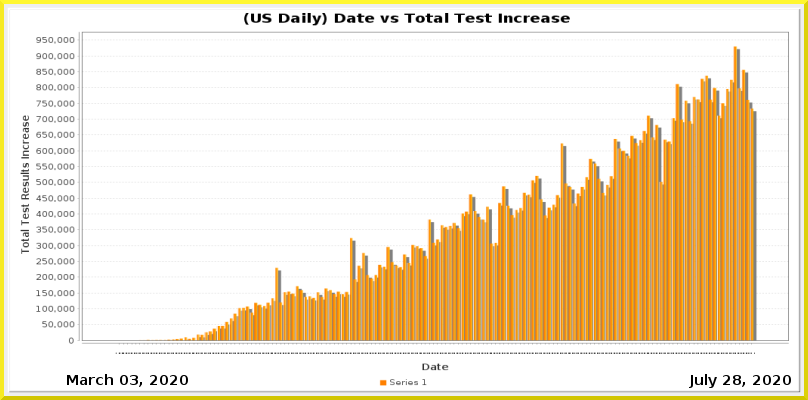
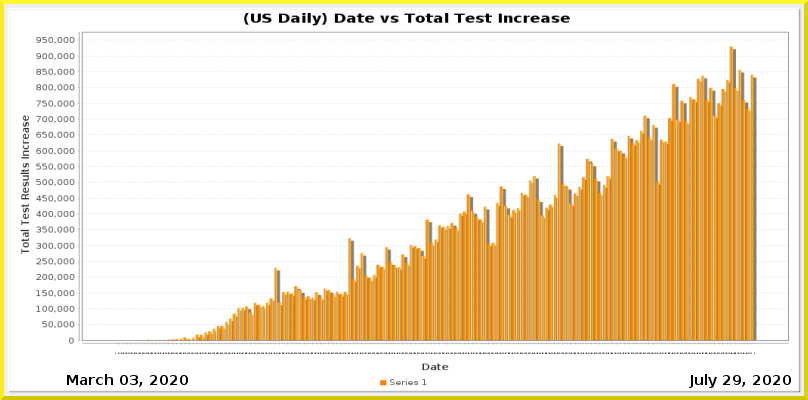
Layer changes from the first 808 x 400 image to the second:
painted on "Current Date" over bbox(733, 375, 741, 385)
painted on "Date_vs_TestIncrease.png" over bbox(115, 46, 757, 354)
